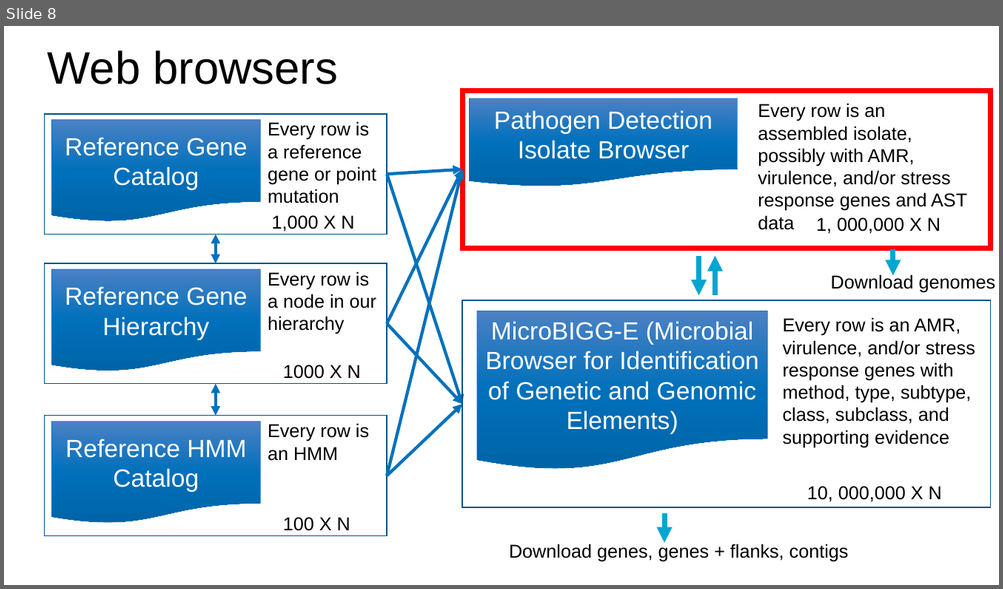
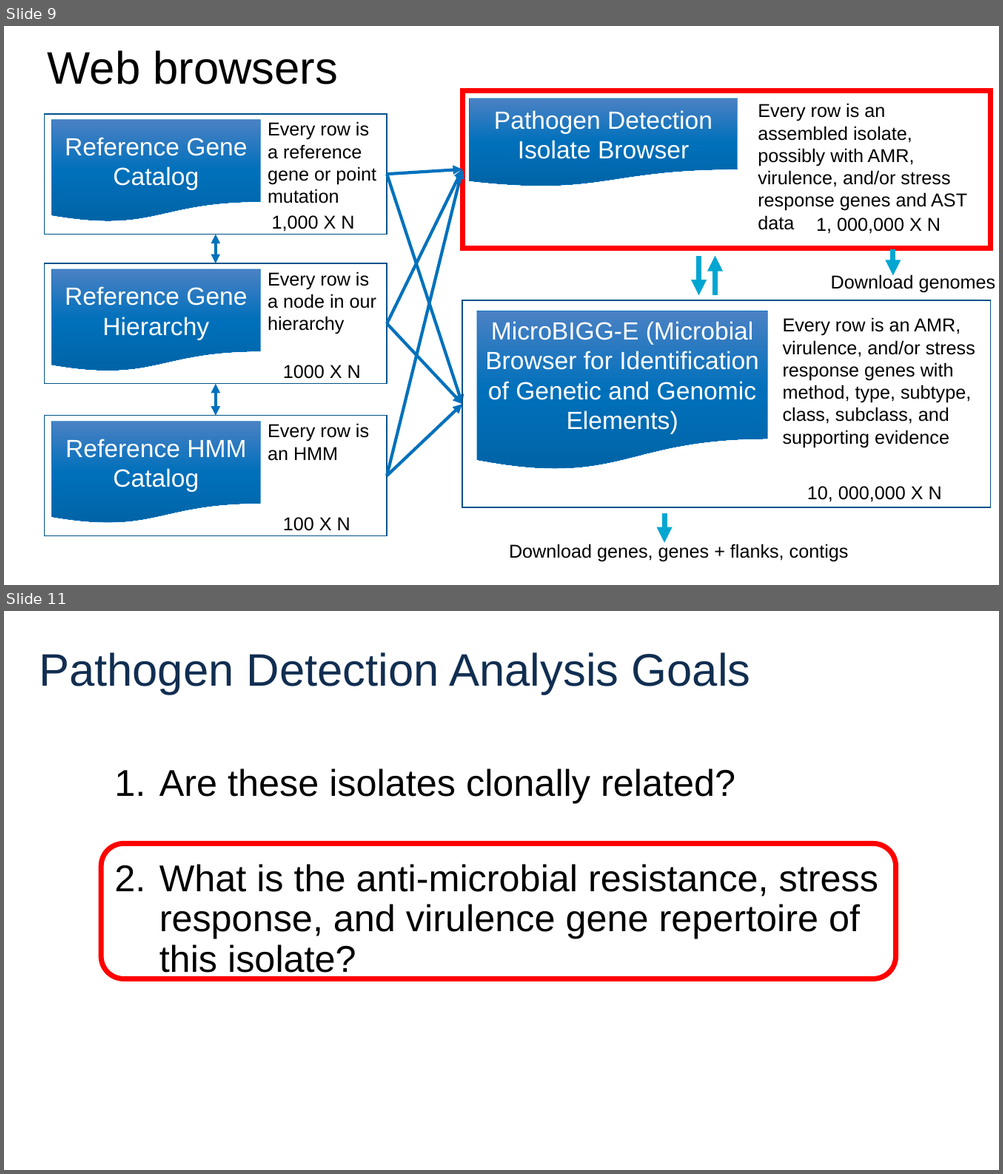
Before and after one commit to ncbi/workshop-asm-big-2026, a slide deck: outbreak/outbreak.pptx. Shown one above the other, each under a label of ours: slide 8 before the commit, slides 9 and 11 after it; the slides between them are not shown. The pictures are 1003x589 and 1003x1174 pixels, drawn with LibreOffice and Linux fonts; fonts in the diff are those of the drawing; background and template pictures are left out. Boxes give left, top, right and bottom in pixels: in the first picture for what was removed or moved away, otherwise in the second. Text is boxed around its words. In the diff, an @@ line names an element or a change of style, - is before the commit and + after.

```diff
--- a/outbreak/outbreak.pptx
+++ b/outbreak/outbreak.pptx
@@ slide 11 added at <box>4,611,999,1170</box>, background #FFFFFF @@
@@ title added at <box>39,652,751,695</box>, 44 pt, text #112E51 @@
+Pathogen Detection Analysis Goals
@@ text added at <box>159,769,878,979</box>, 36 pt, text #000000 @@
+1. Are these isolates clonally related?
+2. What is the anti-microbial resistance, stress response, and virulence gene repertoire of this isolate?
@@ rounded rectangle added at <box>101,844,896,980</box>, outline #FF0000 5 pt @@
@@ what was slide 8 is now slide 9 @@
```
Also in this commit, not shown: 8 other slides added, 1 other file.
